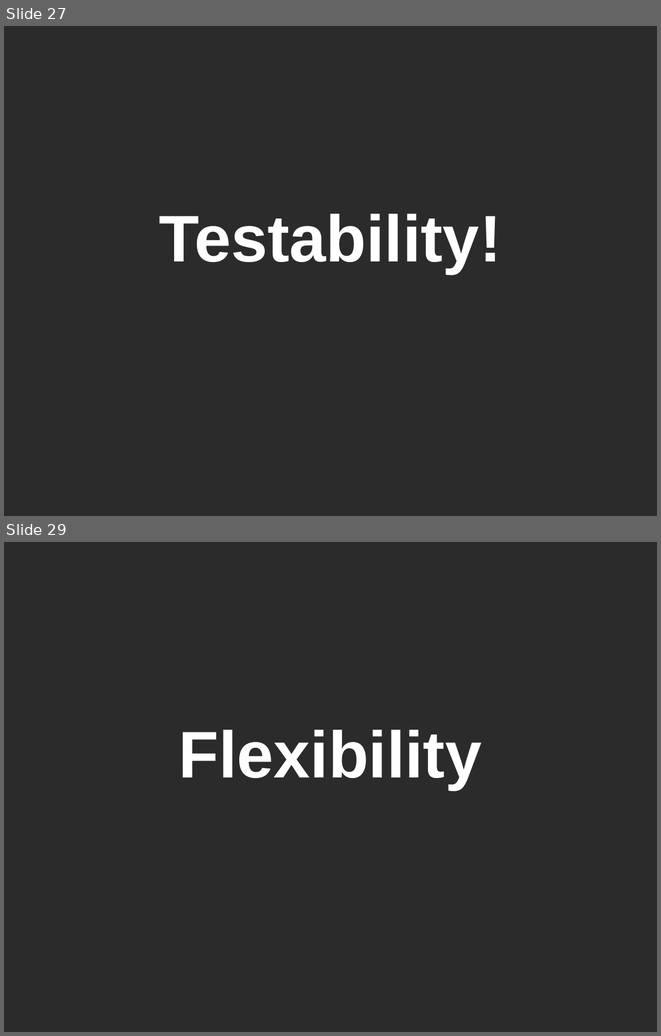
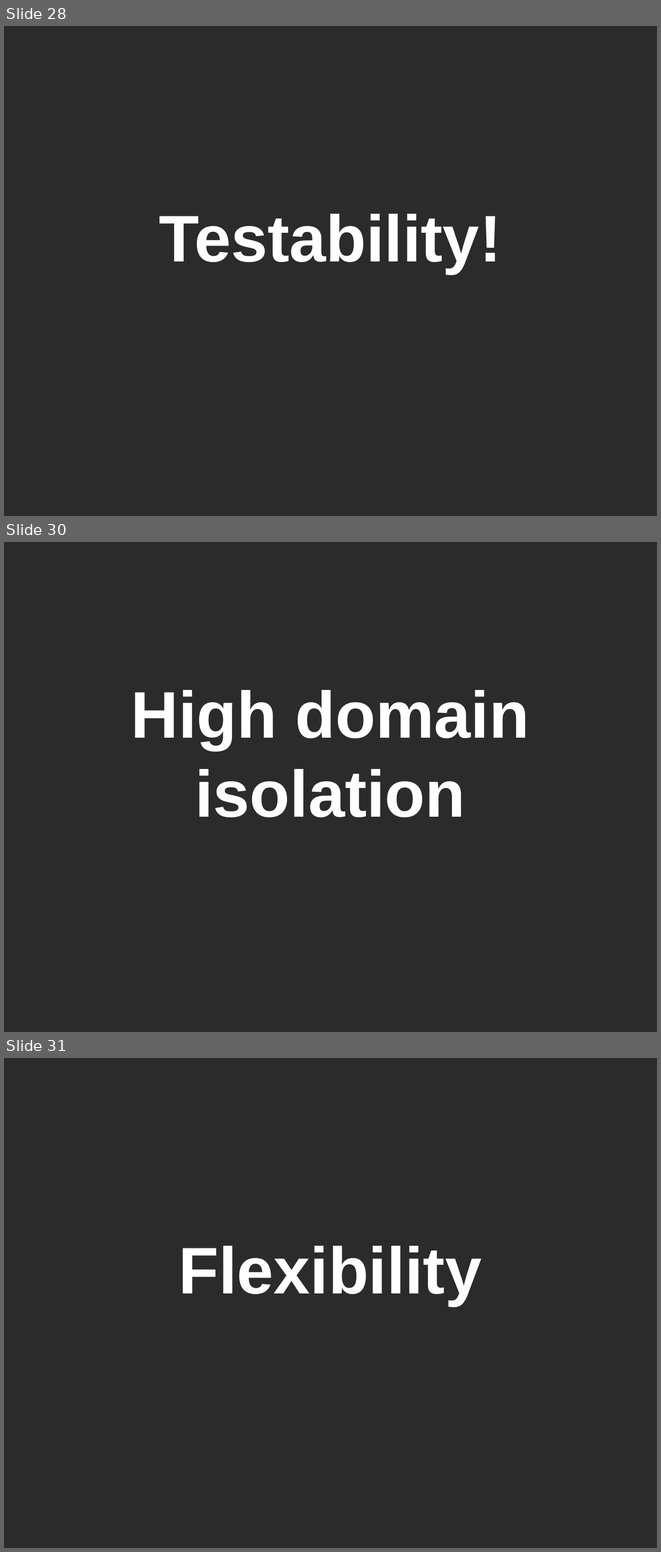
Before and after one commit to mateuszwinnicki/talks, a slide deck: HexagonalArchitecture/HexagonalArchitecture.odp. Shown one above the other, each under a label of ours: slides 27 and 29 before the commit, slides 28, 30 and 31 after it; the slides between them are not shown. The pictures are 661x1036 and 661x1552 pixels, drawn with LibreOffice and Linux fonts; fonts in the diff are those of the drawing; background and template pictures are left out; a plain dark background stands for a picture behind light text. Boxes give left, top, right and bottom in pixels: in the first picture for what was removed or moved away, otherwise in the second. Text is boxed around its words. In the diff, an @@ line names an element or a change of style, - is before the commit and + after.

```diff
--- a/HexagonalArchitecture/HexagonalArchitecture.odp
+++ b/HexagonalArchitecture/HexagonalArchitecture.odp
@@ slide 30 added at box(4, 542, 657, 1032), background picture (left out) @@
@@ subtitle added at box(131, 690, 529, 818), 80 pt, text #FFFFFF, bold @@
+High domain isolation
@@ what was slide 27 is now slide 28 @@
@@ what was slide 29 is now slide 31 @@
```
Also in this commit, not shown: 5 slides changed, 3 other slides added, 1 other file.
